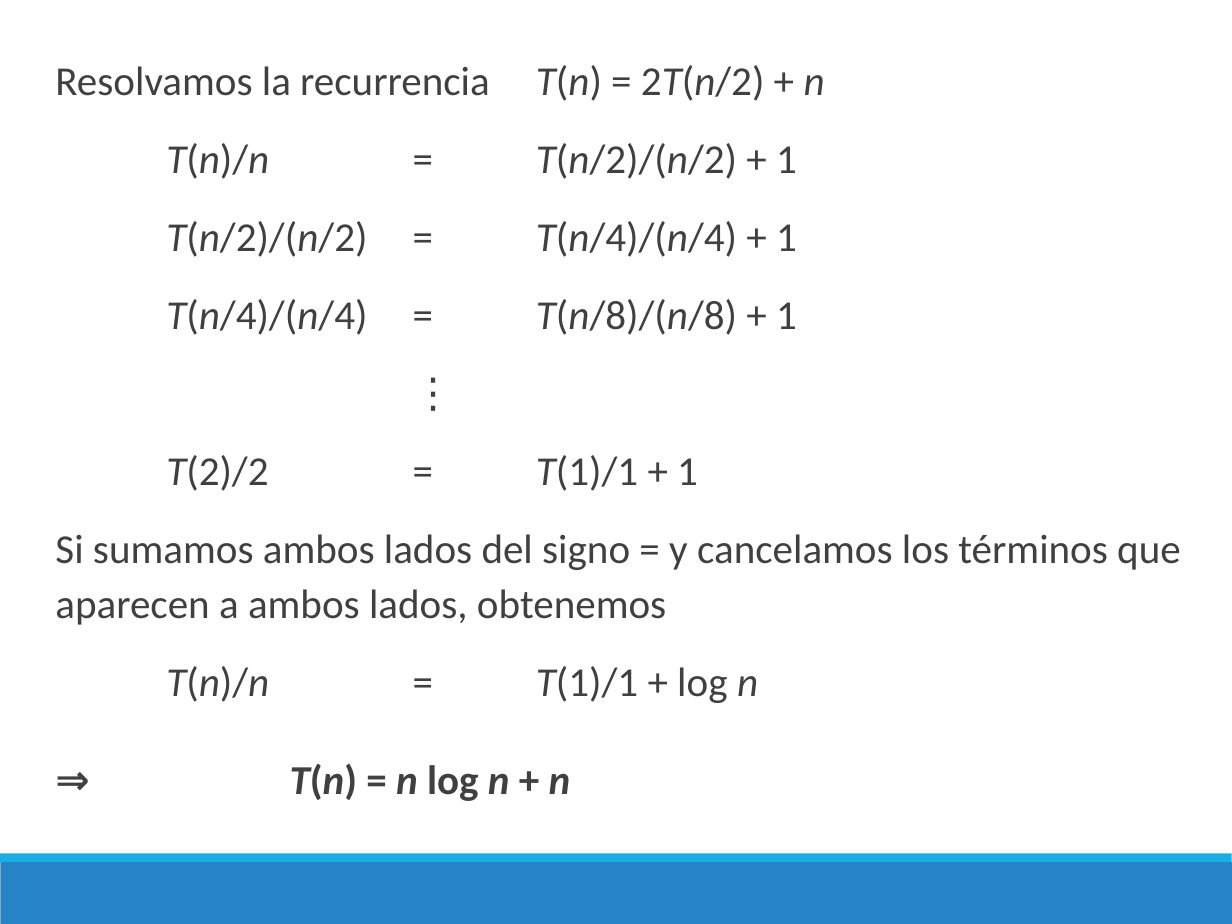
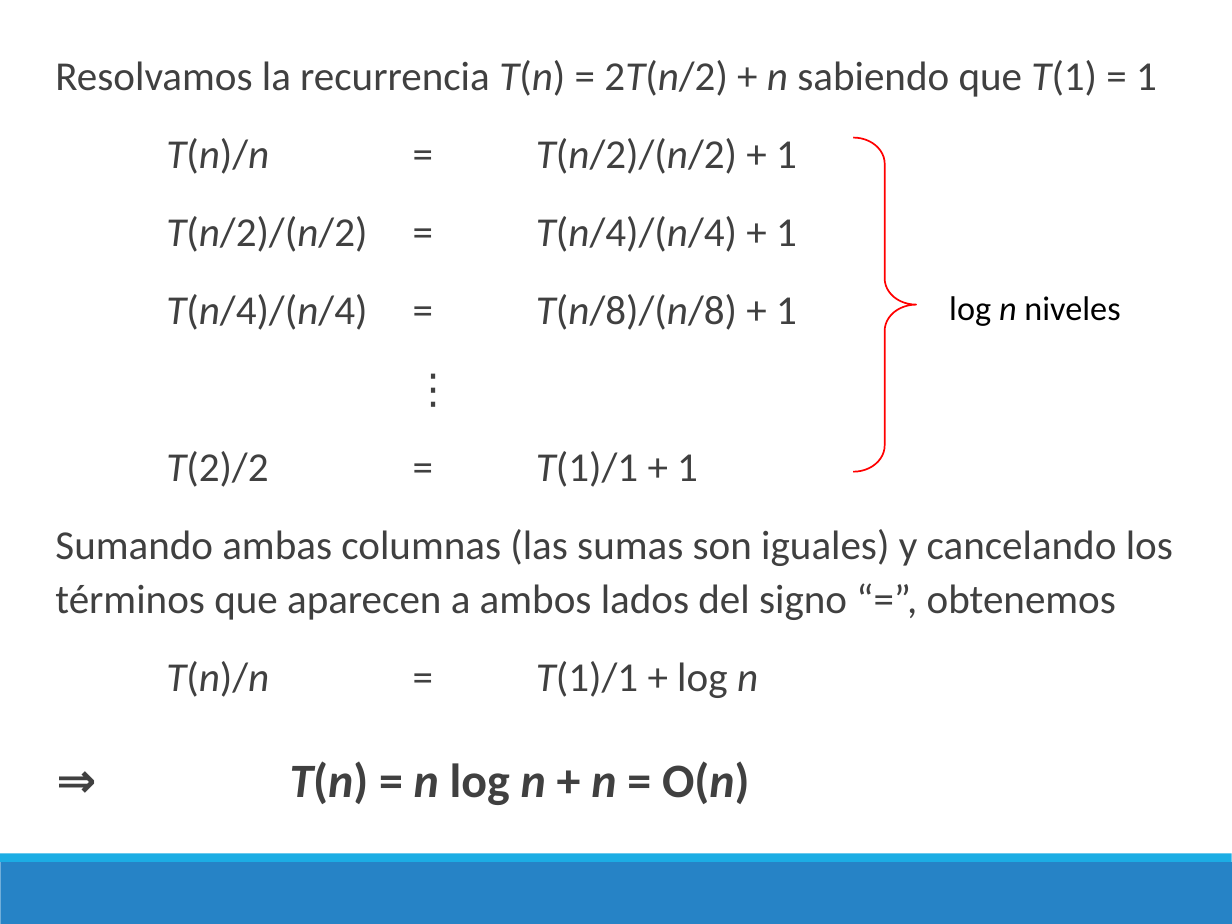
Before and after one commit to chris-carstens/2020-2, a slide deck: slide 18 of Clases/02 - Merge Sort & Dividir para Conquistar/03 - Merge Sort & Dividir para Conquistar.pptx. Drawn at 1232x924 pixels with LibreOffice and Linux fonts; fonts in the diff are those of the drawing. Boxes give left, top, right and bottom in pixels: in the first picture for what was removed or moved away, otherwise in the second. Text is boxed around its words. In the diff, an @@ line names an element or a change of style, - is before the commit and + after.

```diff
--- a/Clases/02 - Merge Sort & Dividir para Conquistar/03 - Merge Sort & Dividir para Conquistar.pptx
+++ b/Clases/02 - Merge Sort & Dividir para Conquistar/03 - Merge Sort & Dividir para Conquistar.pptx
@@ text at (55,60,1157,97): text changed @@
-  Resolvamos la recurrencia T(n) = 2T(n/2) + n
+  Resolvamos la recurrencia T(n) = 2T(n/2) + n sabiendo que T(1) = 1
@@ right brace added at (854,138,917,472), outline #FF0000 1 pt @@
@@ text added at (949,296,1120,326), 20 pt, text #000000 @@
+log n niveles
@@ text at (55,529,1173,620): text changed @@
-  Si sumamos ambos lados del signo = y cancelamos los términos que aparecen a ambos lados, obtenemos
+  Sumando ambas columnas (las sumas son iguales) y cancelando los términos que aparecen a ambos lados del signo “=”, obtenemos
@@ text at (290,761,749,805): text changed; size 24 to 28 pt @@
-  ⇒ T(n) = n log n + n
+  ⇒ T(n) = n log n + n = O(n)
```
Also in this commit, not shown: 8 other slides changed, 1 slide added, 7 other files.
